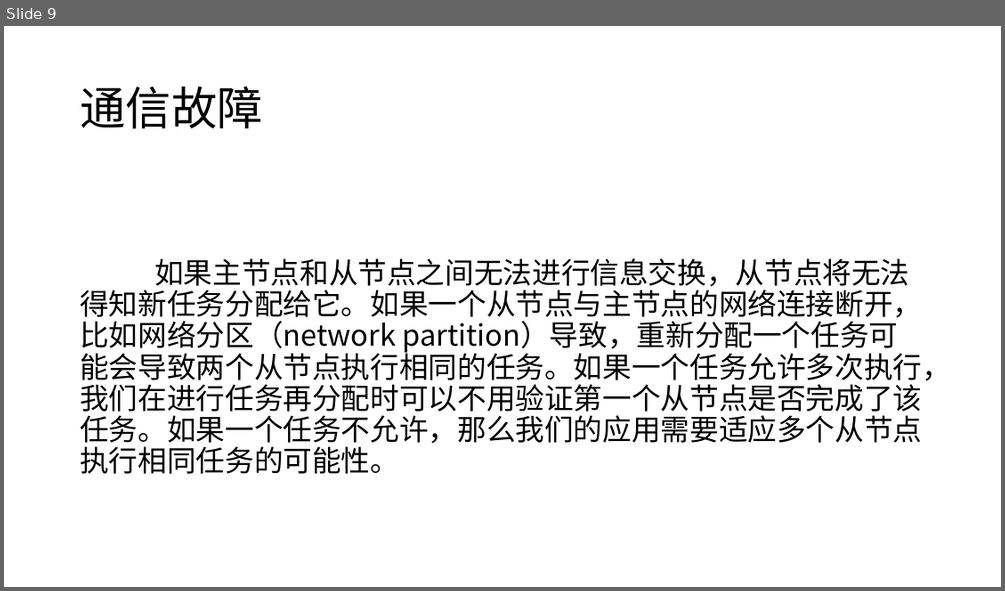
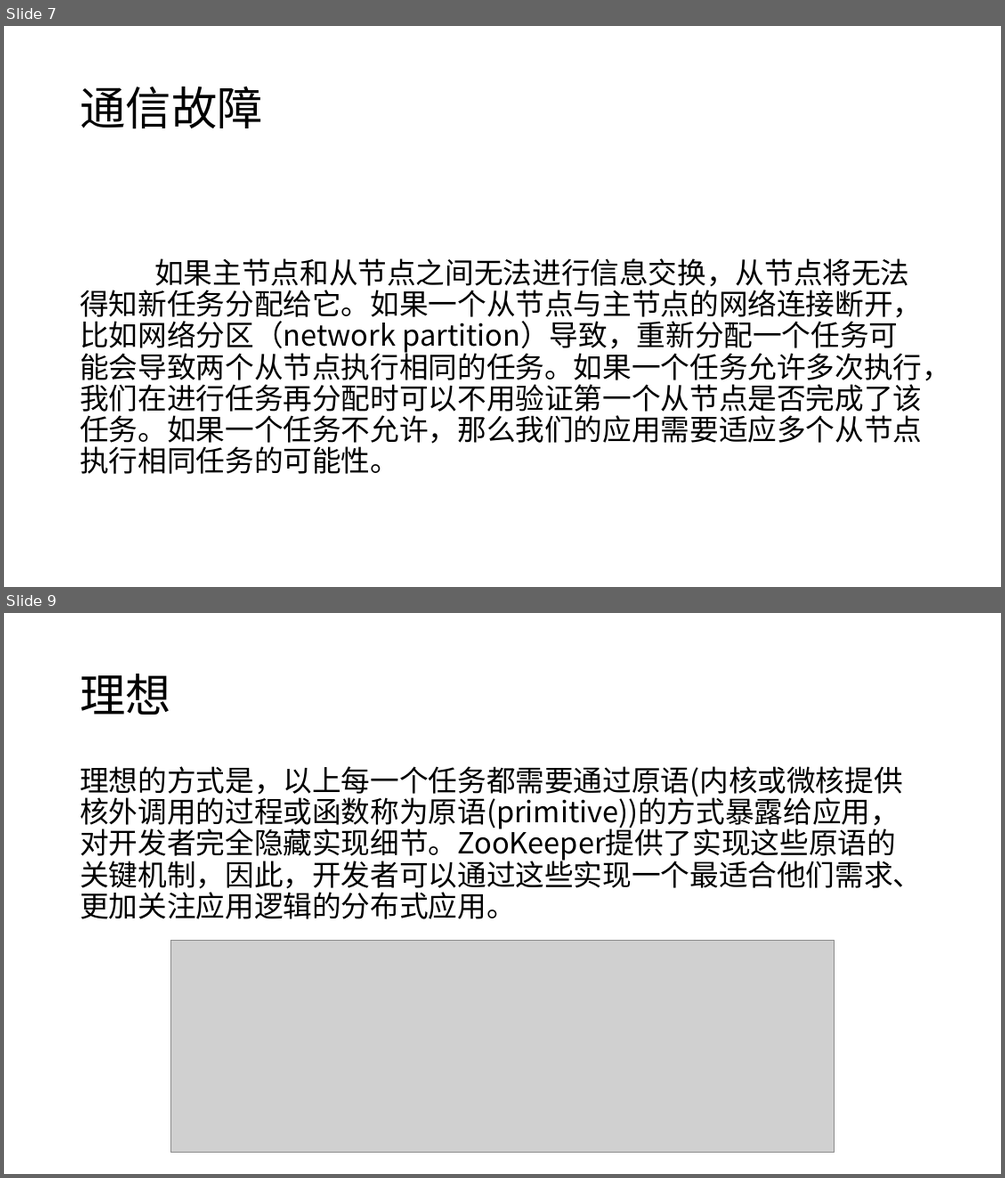
Before and after one commit to moxingwang/zookeeper, a slide deck: zookeeper.pptx. Shown one above the other, each under a label of ours: slide 9 before the commit, slides 7 and 9 after it; the slides between them are not shown. The pictures are 1005x591 and 1005x1178 pixels, drawn with LibreOffice and Linux fonts; fonts in the diff are those of the drawing; grey boxes stand for pictures. Boxes give left, top, right and bottom in pixels: in the first picture for what was removed or moved away, otherwise in the second. Text is boxed around its words. In the diff, an @@ line names an element or a change of style, - is before the commit and + after.

```diff
--- a/zookeeper.pptx
+++ b/zookeeper.pptx
@@ slide 9 added at (4,613,1001,1174), background #FFFFFF @@
@@ title added at (80,674,171,714), 44 pt, text #000000 @@
+理想
@@ text added at (80,766,922,919), 28 pt, text #000000 @@
+理想的方式是，以上每一个任务都需要通过原语(内核或微核提供核外调用的过程或函数称为原语(primitive))的方式暴露给应用，对开发者完全隐藏实现细节。ZooKeeper提供了实现这些原语的关键机制，因此，开发者可以通过这些实现一个最适合他们需求、更加关注应用逻辑的分布式应用。
@@ picture added at (170,941,834,1152) @@
@@ what was slide 9 is now slide 7 @@
```
Also in this commit, not shown: 4 slides changed, 15 other slides added, 2 slides removed.
